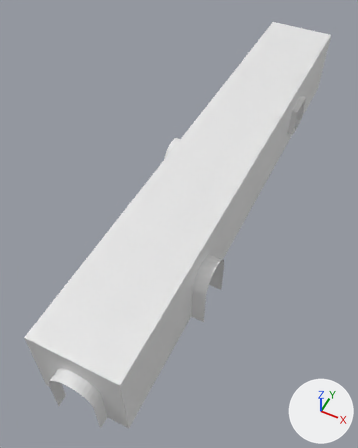
What one commit did to the FBX model Assets/Jaap folder/Assets/Prefafbs/Hallway28_01.fbx.
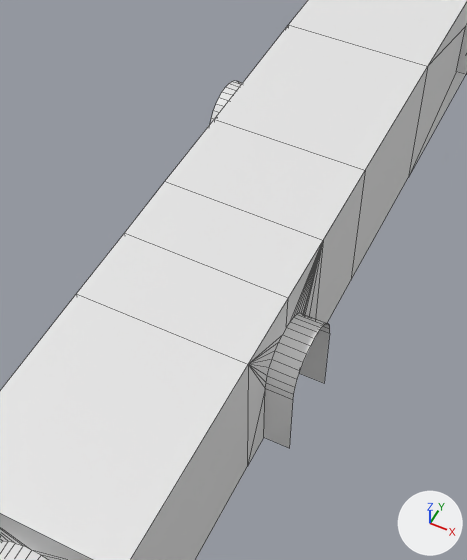
Old and new are each drawn whole from a 50 mm lens placed at (5.19, -14.07, 15.0), pointed at (-0.78, -2.13, 0.07) and again close up on the part from 16% to 82% of the width and 22% to 85% of the height. The axes (+X, +Y, +Z) are drawn at lower right. The lights are the same throughout. The close-ups show mesh edges as thin lines.

The older version as bpy lines, for what is in view:
```python
me_cube = bpy.data.meshes.new('Cube')
me_cube.from_pydata(...)  # 187 vertices, 177 faces; spans x -2.2..2.0, y -10.4..10.4, z -1.5..1.5
# faces by material slot: [95, 6, 76]
me_cube.materials.append(mat_walls)  # its picture is missing
me_cube.materials.append(mat_roof)  # white #e7e7e7
me_cube.materials.append(mat_poort)  # white #e7e7e7
ob_cube = bpy.data.objects.new('Cube', me_cube)
ob_cube.location = (0.0, 0.0, 1.5)
```
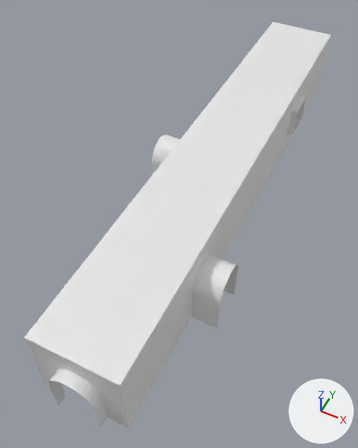
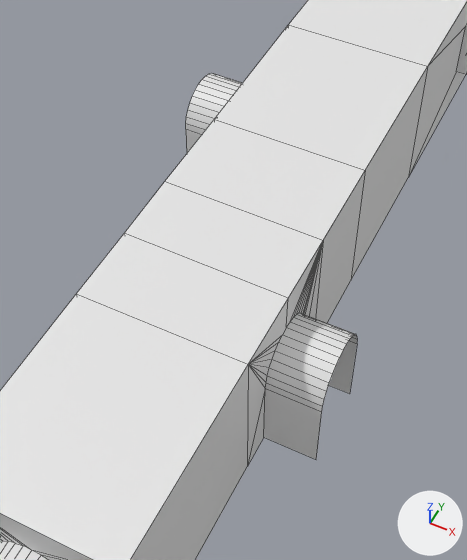
What differs and where, as boxes [x1, y1, x2, y2] in the close-ups (467 x 560 px; the box of a moved part takes in the faces that stretch with it):
part 1 of me_cube, moved or reshaped: before [210, 81, 242, 124]; after [186, 73, 242, 153]
part 2 of me_cube, moved or reshaped: before [264, 313, 330, 448]; after [264, 313, 358, 459]

The change, as a diff of the scene's bpy script:
```diff
--- a/Assets/Jaap folder/Assets/Prefafbs/Hallway28_01.fbx.py
+++ b/Assets/Jaap folder/Assets/Prefafbs/Hallway28_01.fbx.py
@@ me_cube @@
 me_cube.from_pydata(...)  # 187 vertices, 177 faces; spans x -2.2..2.0, y -10.4..10.4, z -1.5..1.5
 # used by ob_cube; location = (0.0, 0.0, 1.5)
+# me_cube part 1: all 19 vertices in x -2.2, y -0.8..0.8, z -1.5..0.8 are moved by (-0.5, 0.0, 0.0)
+# me_cube part 2: all 19 vertices in x 2.0, y -5.8..-4.2, z -1.5..0.8 are moved by (0.5, 0.0, 0.0)
 me_cube.materials.append(mat_walls)
```
